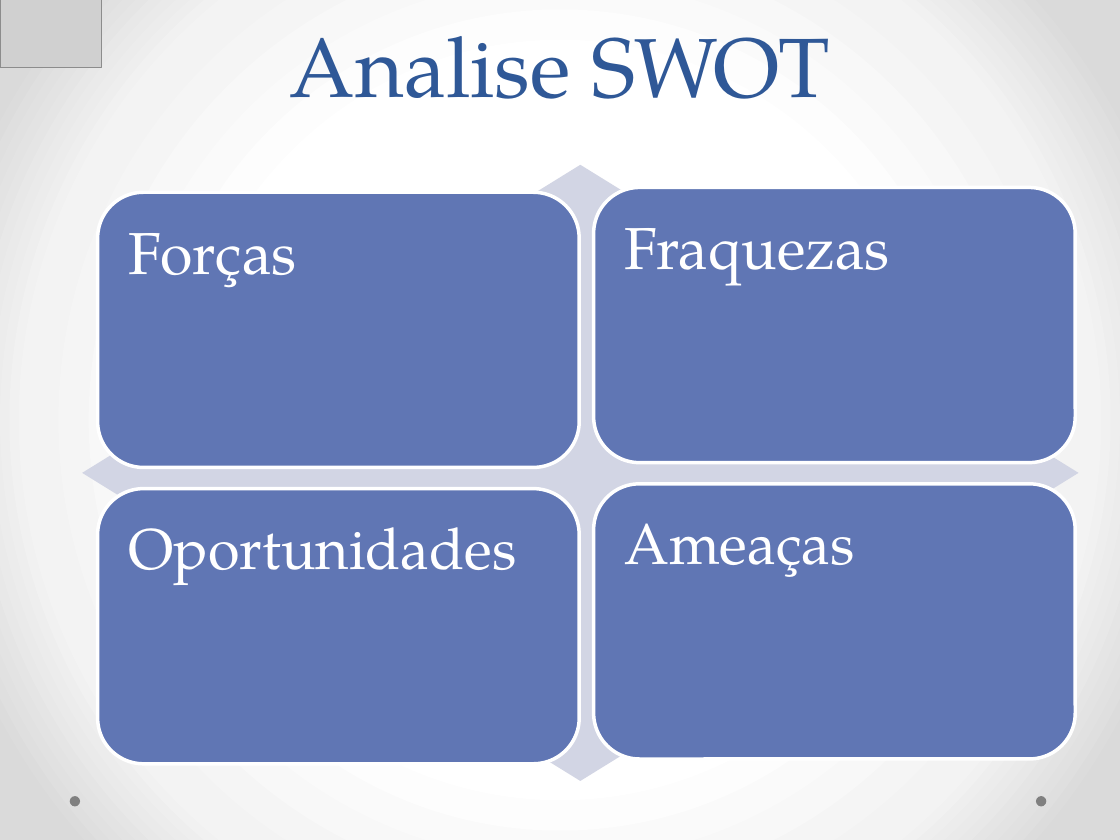
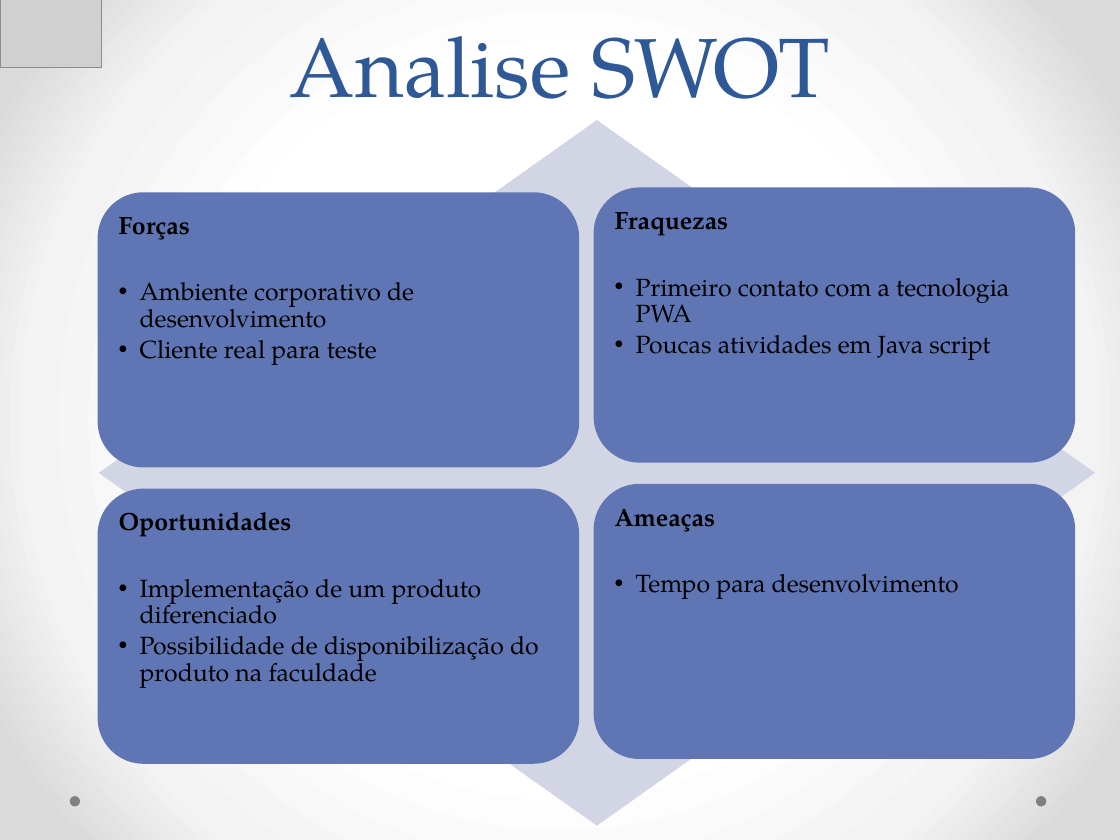
Before and after one commit to Neimarmg/TCC, a slide deck: slide 4 of Ppt.pptx (slide 3 before the commit). Drawn at 1120x840 pixels with LibreOffice and Linux fonts; fonts in the diff are those of the drawing; grey boxes stand for pictures. Boxes give left, top, right and bottom in pixels: in the first picture for what was removed or moved away, otherwise in the second. Text is boxed around its words. In the diff, an @@ line names an element or a change of style, - is before the commit and + after.

```diff
--- a/Ppt.pptx
+++ b/Ppt.pptx
@@ diamond: place and size @@
-diamond at (82, 165, 1079, 781)
+diamond at (99, 120, 1095, 825)
@@ text at (119, 217, 190, 240): size 38 to 16 pt, text colour #FFFFFF to #000000, bold on in "Forças"; less space between paragraphs @@
@@ text at (615, 212, 729, 236): size 38 to 16 pt, text colour #FFFFFF to #000000, bold on in "Fraquezas"; less space between paragraphs @@
@@ text at (140, 282, 414, 365): paragraphs added @@
+  •• Ambiente corporativo de desenvolvimento
+  •• Cliente real para teste
@@ text at (636, 278, 1009, 360): paragraphs added @@
+  •• Primeiro contato com a tecnologia PWA
+  •• Poucas atividades em Java script
@@ outline #FFFFFF 2.25 pt to none in 4 elements at (97, 193, 579, 468), (594, 187, 1075, 463), (97, 488, 579, 764), (594, 484, 1075, 759) @@
@@ text at (615, 509, 716, 532): size 37 to 16 pt, text colour #FFFFFF to #000000, bold on in "Ameaças"; less space between paragraphs @@
@@ text at (119, 512, 292, 537): size 37 to 16 pt, text colour #FFFFFF to #000000, bold on in "Oportunidades"; less space between paragraphs @@
@@ text at (140, 579, 539, 688): paragraphs added @@
+  •• Implementação de um produto diferenciado
+  •• Possibilidade de disponibilização do produto na faculdade
@@ text at (636, 574, 959, 599): paragraph added @@
+  •• Tempo para desenvolvimento
```
Also in this commit, not shown: 4 other slides changed, 1 slide added, 1 other file.
